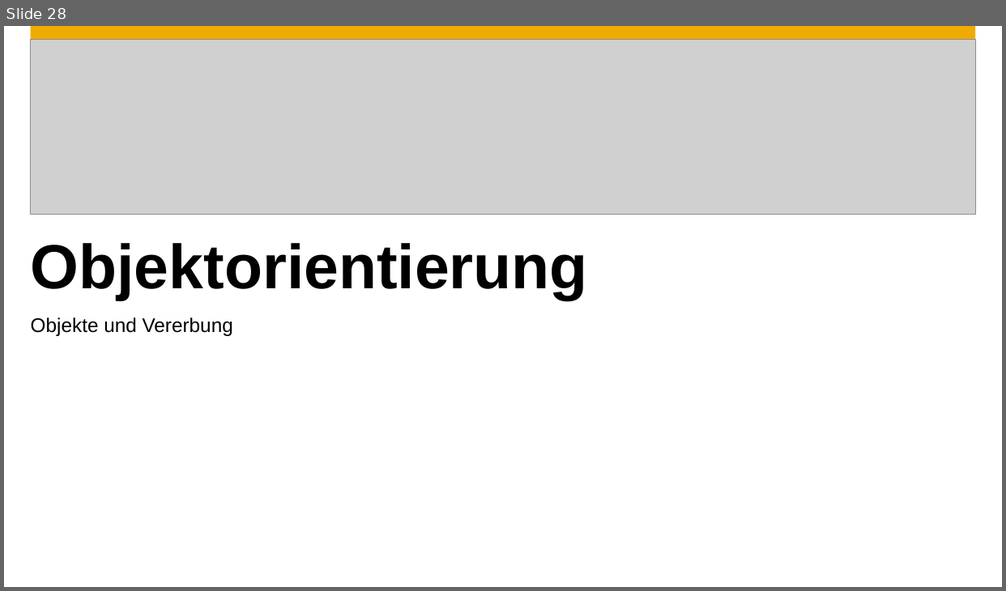
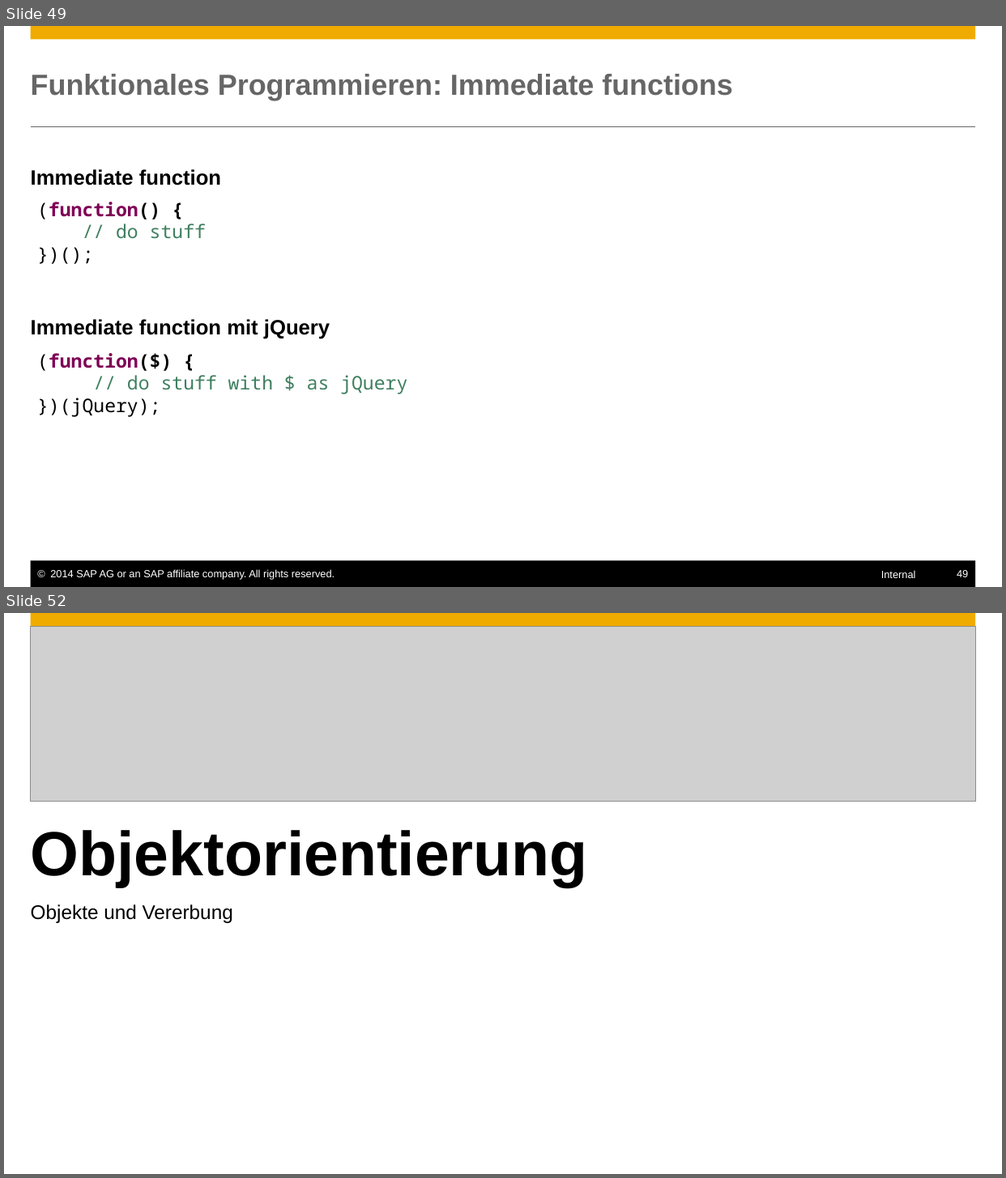
Before and after one commit to ofrendo/JSCrossCourse, a slide deck: JSCrosscourse.pptx. Shown one above the other, each under a label of ours: slide 28 before the commit, slides 49 and 52 after it; the slides between them are not shown. The pictures are 1006x591 and 1006x1178 pixels, drawn with LibreOffice and Linux fonts; fonts in the diff are those of the drawing; grey boxes stand for pictures; background and template pictures are left out. Boxes give left, top, right and bottom in pixels: in the first picture for what was removed or moved away, otherwise in the second. Text is boxed around its words. In the diff, an @@ line names an element or a change of style, - is before the commit and + after.

```diff
--- a/JSCrosscourse.pptx
+++ b/JSCrosscourse.pptx
@@ slide 49 added at (4,26,1002,587), background #FFFFFF; not listed: 1 template element that a slide beside it also shows @@
@@ title added at (31,74,732,101), 28 pt, text #666666, bold @@
+Funktionales Programmieren: Immediate functions
@@ line added from (30, 127) to (975, 127), #666666 0.5 pt @@
@@ text added at (31,169,330,339), 20 pt, text #000000, bold @@
+Immediate function
+Immediate function mit jQuery
@@ text added at (37,202,206,239), 18 pt, text #000000 @@
+(function() {
+// do stuff
+})();
@@ text added at (37,353,407,417), 18 pt, text #3F7F5F @@
+(function($) {
+// do stuff with $ as jQuery
+})(jQuery);
@@ rectangle added at (30,561,975,587), fill #000000 @@
@@ text added at (50,570,334,580), 10 pt, text #FFFFFF @@
+© 2014 SAP AG or an SAP affiliate company. All rights reserved.
@@ text added at (881,570,916,578), 10 pt, text #FFFFFF @@
+Internal
@@ page number added at (957,570,968,578), 10 pt, text #FFFFFF @@
+49
@@ what was slide 28 is now slide 52 @@
```
Also in this commit, not shown: 1 slide changed, 23 other slides added, 1 other file.
